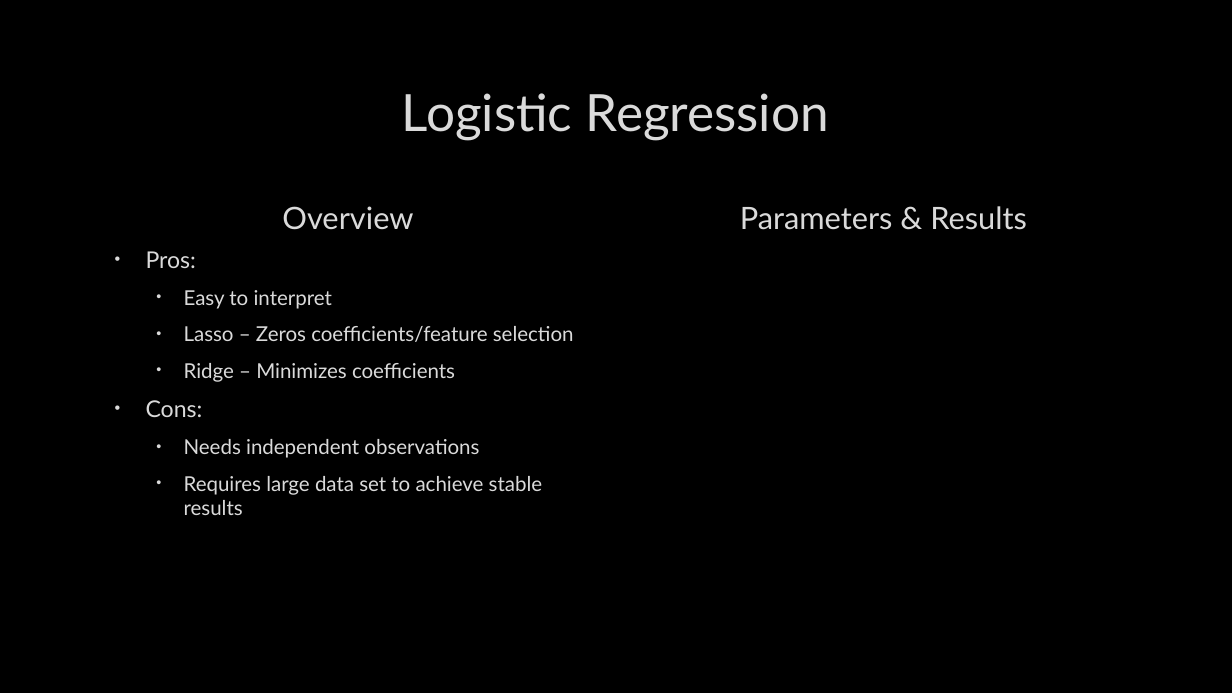
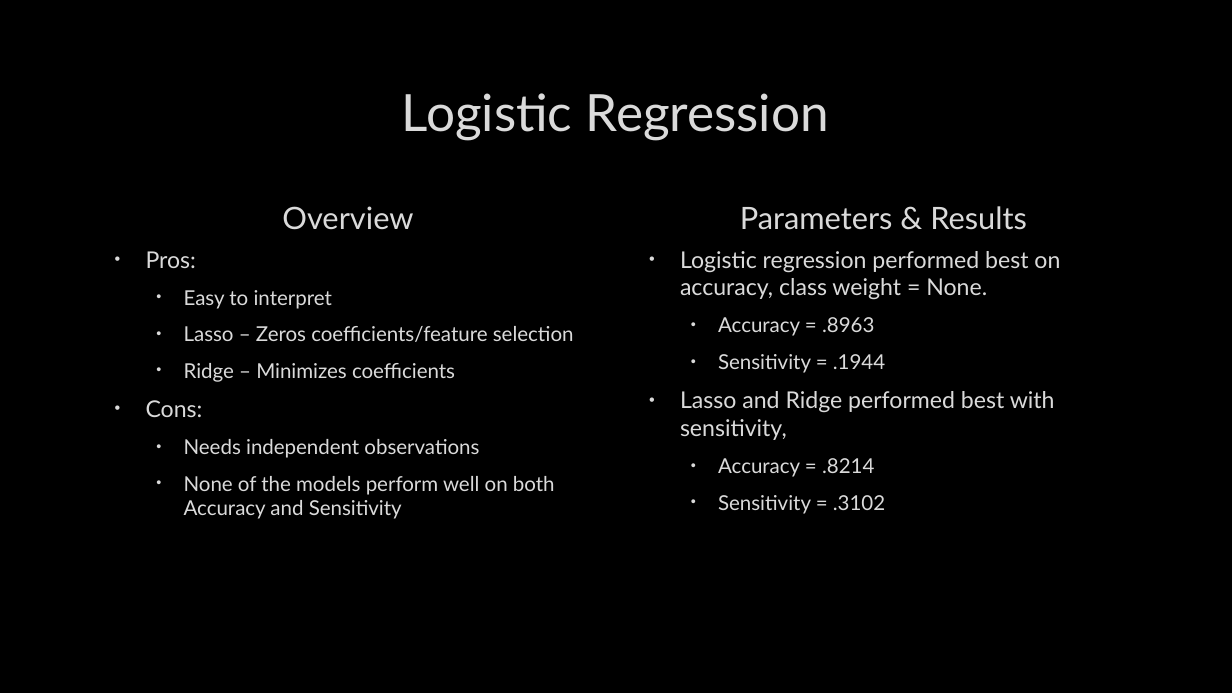
Before and after one commit to zinrion/Thinkful-Projects, a slide deck: slide 14 of Bank Marketing.pptx. Drawn at 1232x693 pixels with LibreOffice and Linux fonts; fonts in the diff are those of the drawing; background and template pictures are left out. Boxes give left, top, right and bottom in pixels: in the first picture for what was removed or moved away, otherwise in the second. Text is boxed around its words. In the diff, an @@ line names an element or a change of style, - is before the commit and + after.

```diff
--- a/Bank Marketing.pptx
+++ b/Bank Marketing.pptx
@@ text added at [680,251,1060,514], 18 pt, text #DADADA @@
+• Logistic regression performed best on accuracy, class weight = None.
+  • Accuracy = .8963
+  • Sensitivity = .1944
+• Lasso and Ridge performed best with sensitivity,
+  • Accuracy = .8214
+  • Sensitivity = .3102
@@ text at [184,476,555,519]: text changed @@
-  • Requires large data set to achieve stable results
+  • None of the models perform well on both Accuracy and Sensitivity
```
Also in this commit, not shown: 12 other slides changed, 1 slide added, 2 slides removed.
